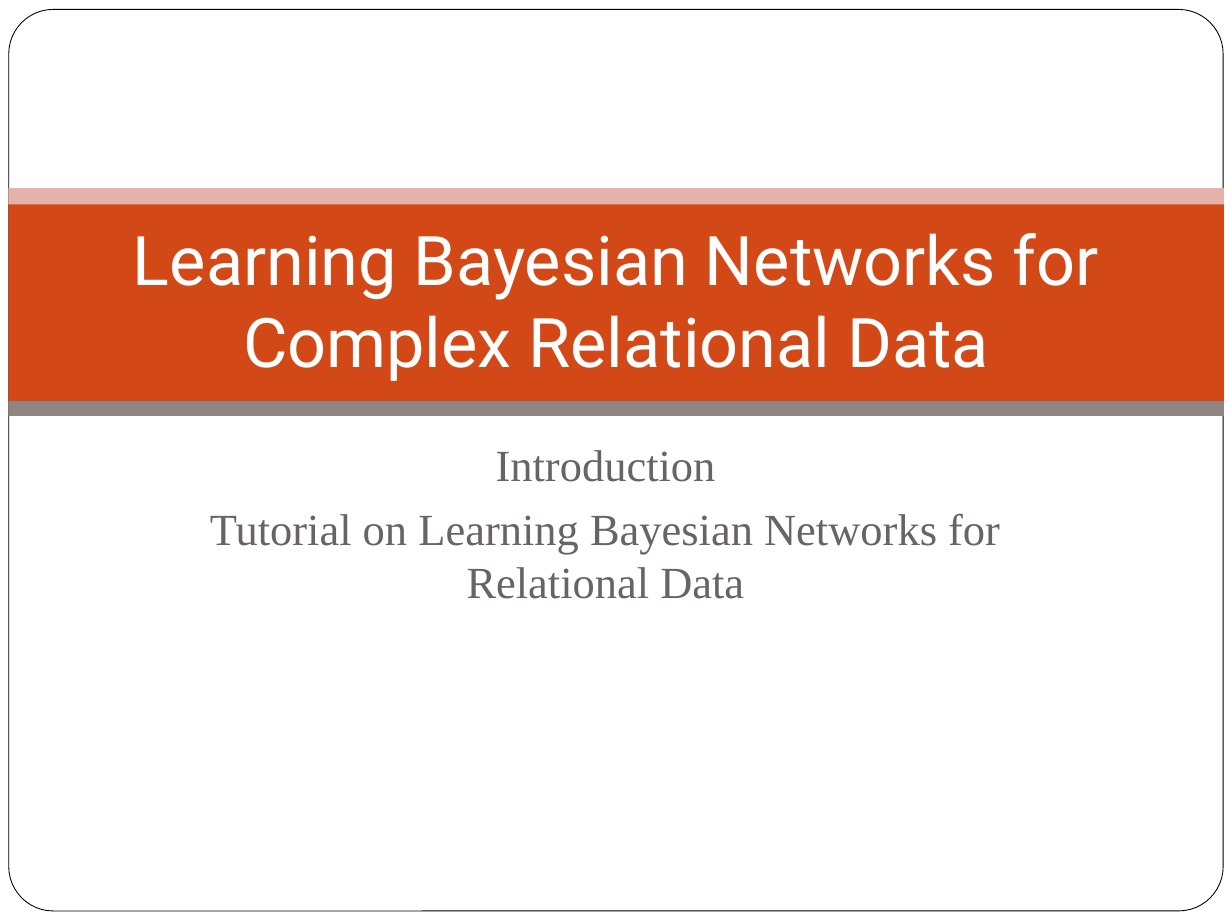
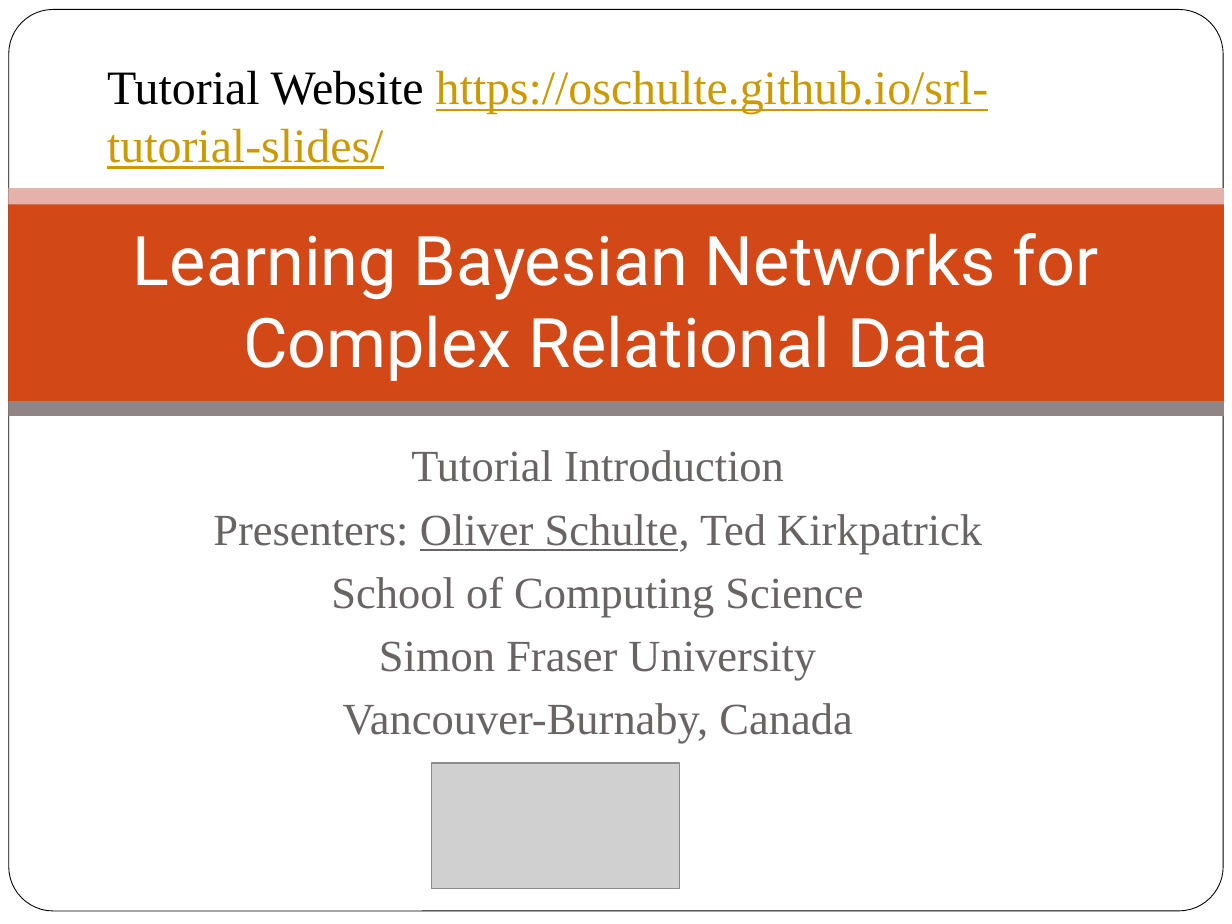
Before and after one commit to oschulte/srl-tutorial-slides, a slide deck: slide 1 of ch0-example-queries.pptx. Drawn at 1232x924 pixels with LibreOffice and Linux fonts; fonts in the diff are those of the drawing; grey boxes stand for pictures; background and template pictures are left out. Boxes give left, top, right and bottom in pixels: in the first picture for what was removed or moved away, otherwise in the second. Text is boxed around its words. In the diff, an @@ line names an element or a change of style, - is before the commit and + after.

Commit message:
adding website

```diff
--- a/ch0-example-queries.pptx
+++ b/ch0-example-queries.pptx
@@ text added at [107,70,989,169], 28 pt, text #CC9900, underline @@
+Tutorial Website https://oschulte.github.io/srl-tutorial-slides/
@@ subtitle at [213,450,982,743]: text changed @@
-Introduction
-Tutorial on Learning Bayesian Networks for Relational Data
+Tutorial Introduction
+Presenters: Oliver Schulte, Ted Kirkpatrick
+School of Computing Science
+Simon Fraser University
+Vancouver-Burnaby, Canada
@@ picture added at [431,763,680,888] @@
```
Also in this commit, not shown: 2 other slides changed.
